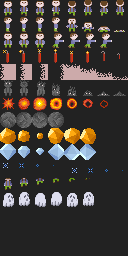
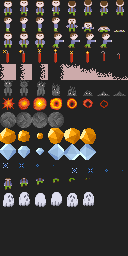
Before/after of a (128, 256) layered artwork. What changed in the layer stack:
painted on "Layer 0" over (21, 202, 46, 207)
